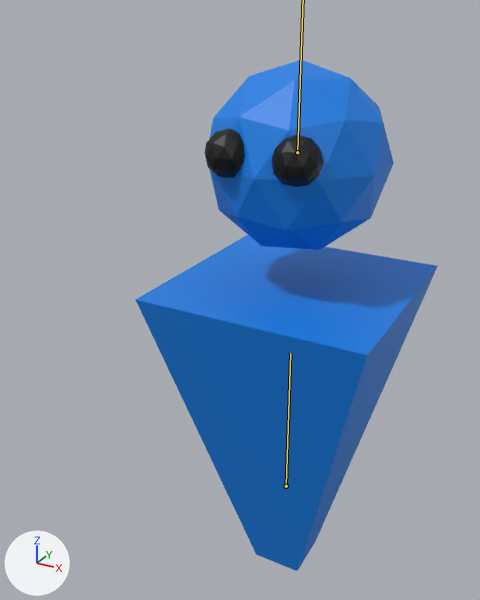
What one commit did to the Blender file Amazim/Amazim Player/Player.blend.
One viewpoint serves both versions: a 50 mm lens placed at (1.45, -3.27, 3.45), pointed at (-0.13, -0.4, 2.02). Every picture has the same lights, and +X, +Y and +Z are marked at lower left. The older version comes first. The bones that bend it are drawn over the model as lines.

Names of what the first picture shows: 'Body'.
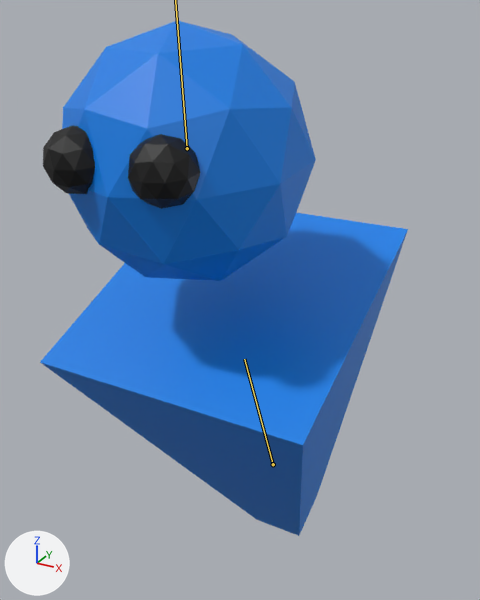
The newer file adds an action. The first version stands in its rest pose; the second is drawn at frame 11 of the action 'Run'.

What the commit changed:
Bone 'Bone' (bone_bone) moves from (0.0, 0.0, 0.0) to (0.0, 0.199, 1.066).
Bone 'Bone' (bone_bone) turns from (0, 0, 0) to (5, 0, 0) degrees about its own x, y and z.
Bone 'Bone.001' (bone_bone_001) moves from (0.0, 0.0, 0.0) to (0.0, 0.32, 0.211).
Bone 'Bone.001' (bone_bone_001) turns from (0, 0, 0) to (22, 0, 0) degrees about its own x, y and z.

Changed parts and their boxes (x1, y1, x2, y2) in the pictures (480 x 600 px):
'Body', posed (22% wider): before (136, 60, 438, 571); after (40, 21, 408, 536)
bone 'Bone.001', root to tip: before (286, 486) to (290, 353); after (273, 464) to (244, 359)
